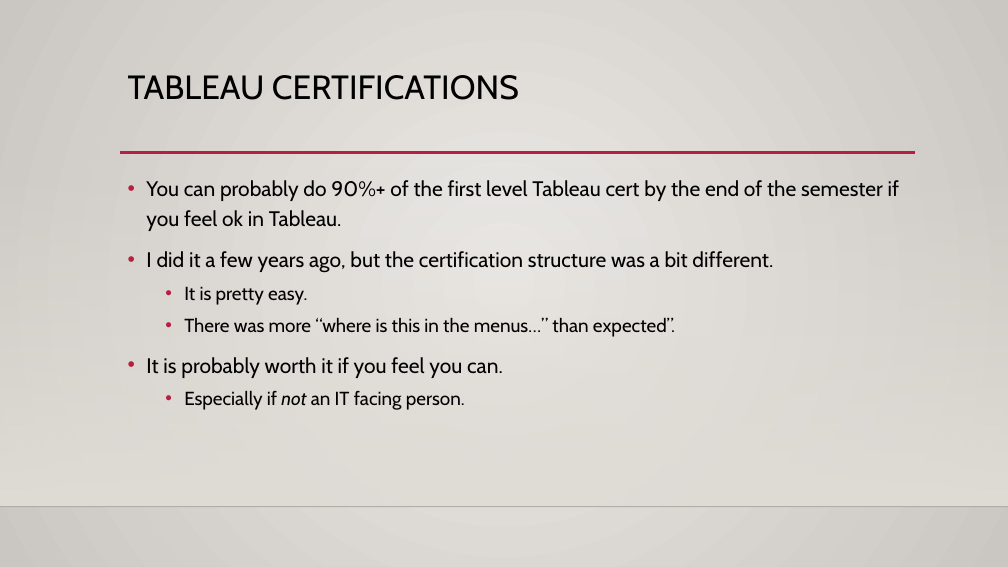
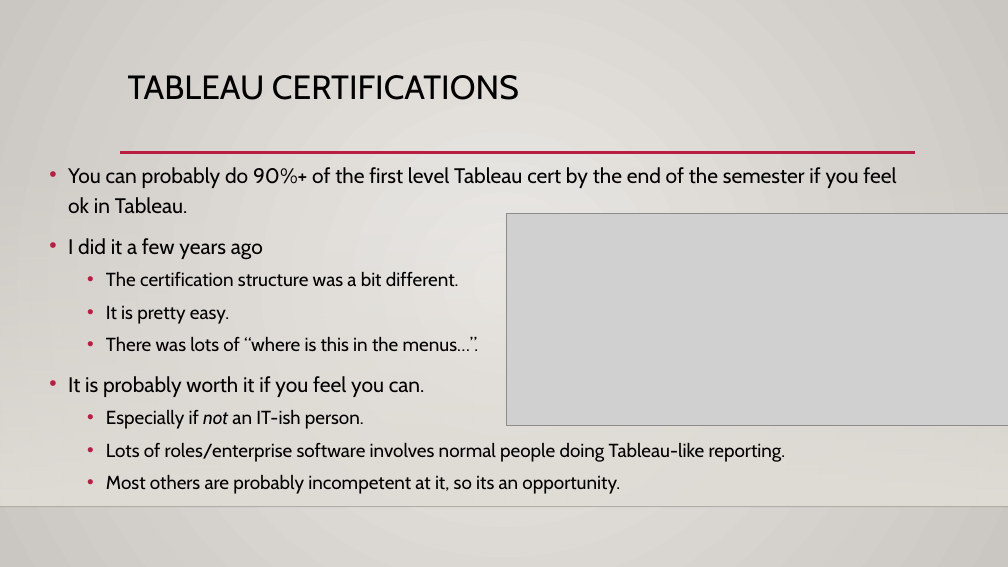
Before and after one commit to AkeemSemper/ml_datasets, a slide deck: slide 2 of slides/chapter_5.pptx. Drawn at 1008x567 pixels with LibreOffice and Linux fonts; fonts in the diff are those of the drawing; grey boxes stand for pictures; background and template pictures are left out. Boxes give left, top, right and bottom in pixels: in the first picture for what was removed or moved away, otherwise in the second. Text is boxed around its words. In the diff, an @@ line names an element or a change of style, - is before the commit and + after.

```diff
--- a/slides/chapter_5.pptx
+++ b/slides/chapter_5.pptx
@@ text "You can probably do 90%+ ...": place and size @@
-text "You can probably do 90%+ ..." at <box>146,180,899,410</box>
+text "You can probably do 90%+ ..." at <box>68,167,896,494</box>
@@ text at <box>68,238,459,287</box>: text changed; size 20 to 18 pt @@
-• I did it a few years ago, but the certification structure was a bit different.
+• I did it a few years ago
+  • The certification structure was a bit different.
@@ picture added at <box>506,213,1008,426</box> @@
@@ text at <box>106,337,479,352</box>: text changed @@
-  • There was more “where is this in the menus…” than expected”.
+  • There was lots of “where is this in the menus…”.
@@ text at <box>106,410,786,494</box>: text changed @@
-  • Especially if not an IT facing person.
+  • Especially if not an IT-ish person.
+  • Lots of roles/enterprise software involves normal people doing Tableau-like reporting.
+  • Most others are probably incompetent at it, so its an opportunity.
```
Also in this commit, not shown: 2 other slides changed, 4 other files.
